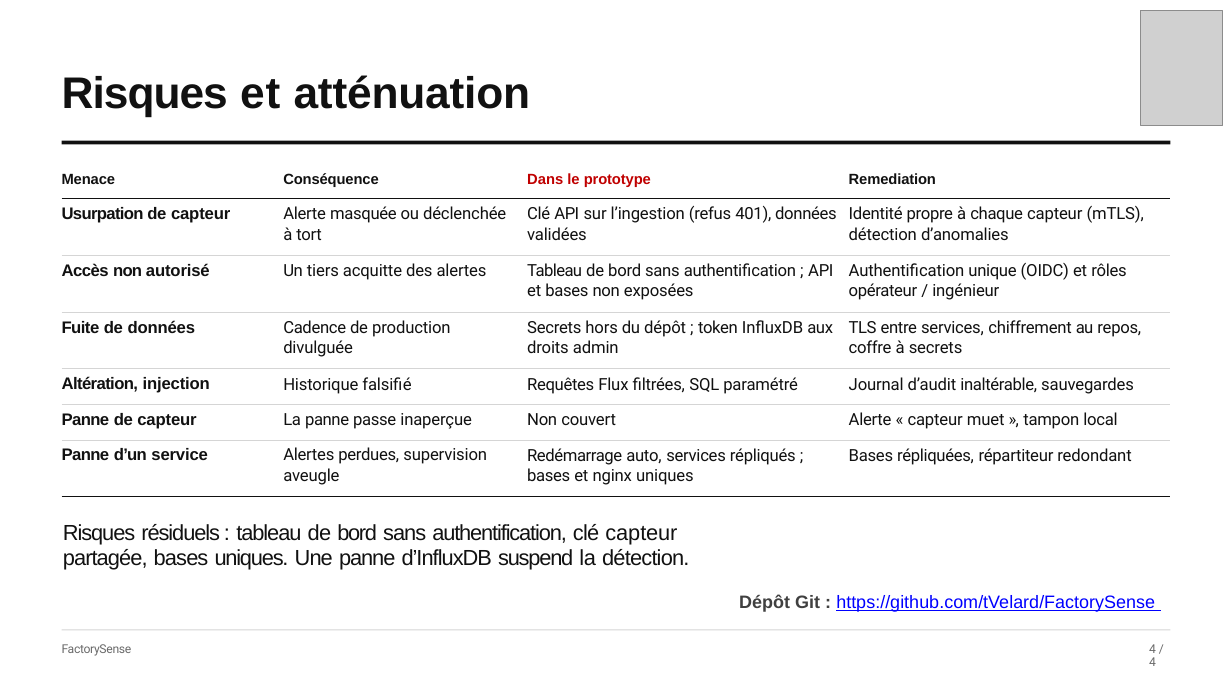
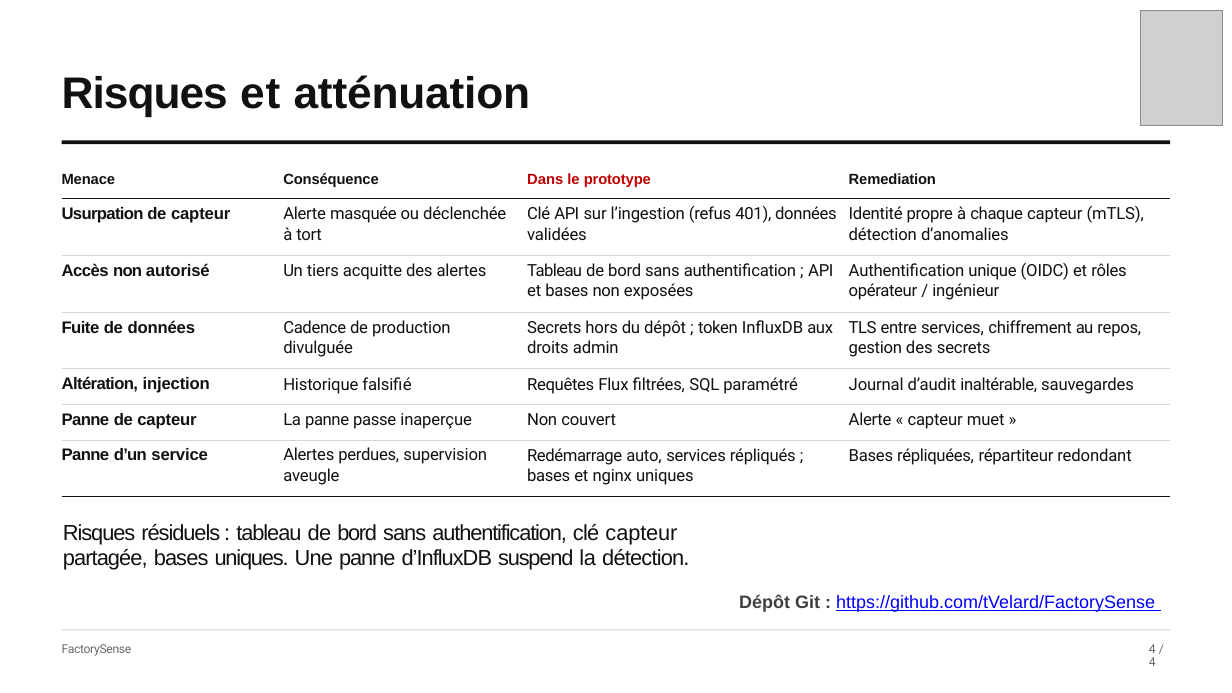
Before and after one commit to tVelard/FactorySense, a slide deck: slide 5 of presentation/slides.pptx. Drawn at 1232x693 pixels with LibreOffice and Linux fonts; fonts in the diff are those of the drawing; grey boxes stand for pictures. Boxes give left, top, right and bottom in pixels: in the first picture for what was removed or moved away, otherwise in the second. Text is boxed around its words. In the diff, an @@ line names an element or a change of style, - is before the commit and + after.

```diff
--- a/presentation/slides.pptx
+++ b/presentation/slides.pptx
@@ table at (62, 174, 1171, 497) @@
-row 4, column 4: TLS entre services, chiffrement au repos, coffre à secrets
+row 4, column 4: TLS entre services, chiffrement au repos, gestion des secrets
-row 6, column 4: Alerte « capteur muet », tampon local
+row 6, column 4: Alerte « capteur muet »
```
Also in this commit, not shown: 2 other slides changed, 1 other file.
